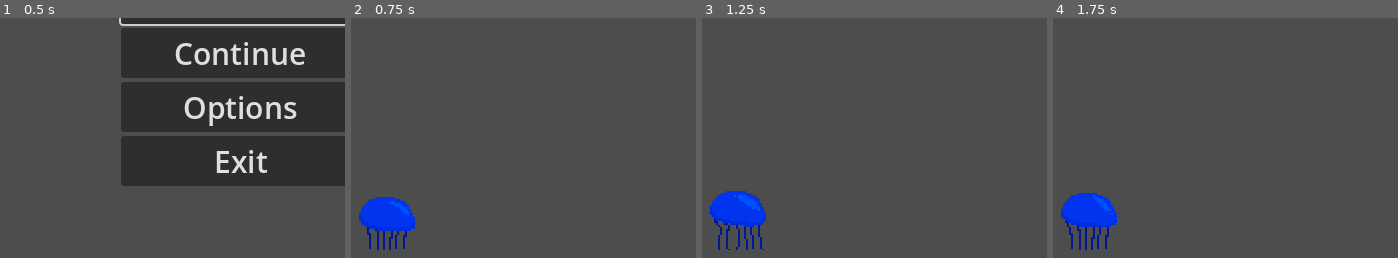
Above: before the commit, frames 1-4 (left to right).
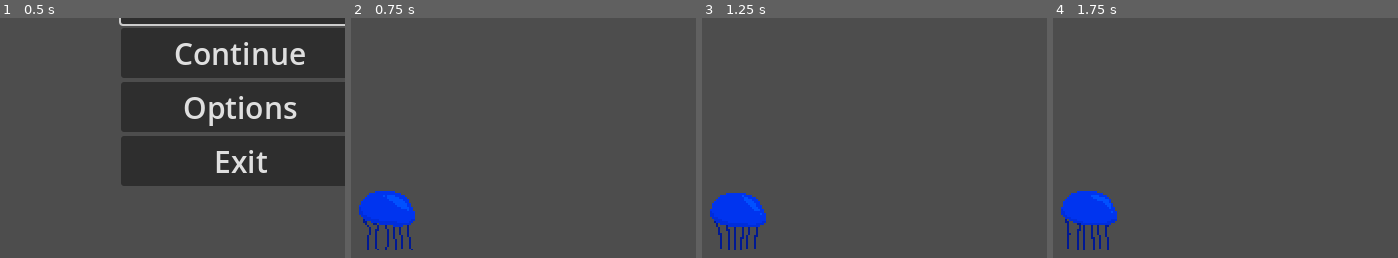
Above: after the commit, the same moments.

Repository: orestulis05/project-bubble
Game: Godot game, scene res://scenes/MainMenu.tscn
The game is run twice, just before and just after one commit, with the same random seed, the same clock (stepped at 60 frames per second) and the same inputs.
Inputs:
- Up to frame 1 (0.5 s): no input
- Up to frame 2 (0.75 s): click "New Game" at 0.5 s
- Up to frame 3 (1.25 s): no input
- Up to frame 4 (1.75 s): hold D (move_right) from 1.28 s (still down); tap Space (jump) at 1.52 s
The pictures show only the part of the screen within x 16-66%, y 37-87%; the shares and areas given below are measured in that part.

Frame 1 is identical in both runs. In frame 2, 1.5% of the frame differs, in the area x 2-19%, y 72-97%; in frame 3, 1.0%; in frame 4, 1.1%.

Commit message:
Update Jellyfish.tscn

Diff:
--- a/scenes/Jellyfish.tscn
+++ b/scenes/Jellyfish.tscn
@@ -40,10 +40,10 @@
 }]
 
 [sub_resource type="RectangleShape2D" id="RectangleShape2D_v6nl7"]
-size = Vector2(63.5, 63.5)
+size = Vector2(63.5, 62)
 
 [sub_resource type="RectangleShape2D" id="RectangleShape2D_2xnsc"]
-size = Vector2(75, 75)
+size = Vector2(75, 72)
 
 [node name="Jellyfish" type="RigidBody2D"]
 gravity_scale = 0.0
@@ -56,16 +56,16 @@
 scale = Vector2(2, 2)
 sprite_frames = SubResource("SpriteFrames_gtlco")
 autoplay = "default"
-frame_progress = 0.0495286
+frame_progress = 0.855312
 
 [node name="CollisionShape2D" type="CollisionShape2D" parent="."]
-position = Vector2(-8.75, 8.75)
+position = Vector2(-8.75, 12)
 shape = SubResource("RectangleShape2D_v6nl7")
 
 [node name="Area2D" type="Area2D" parent="."]
 
 [node name="CollisionShape2D" type="CollisionShape2D" parent="Area2D"]
-position = Vector2(-8.5, 9.5)
+position = Vector2(-8.5, 11)
 shape = SubResource("RectangleShape2D_2xnsc")
 
 [connection signal="body_entered" from="Area2D" to="." method="_on_area_2d_body_entered"]
